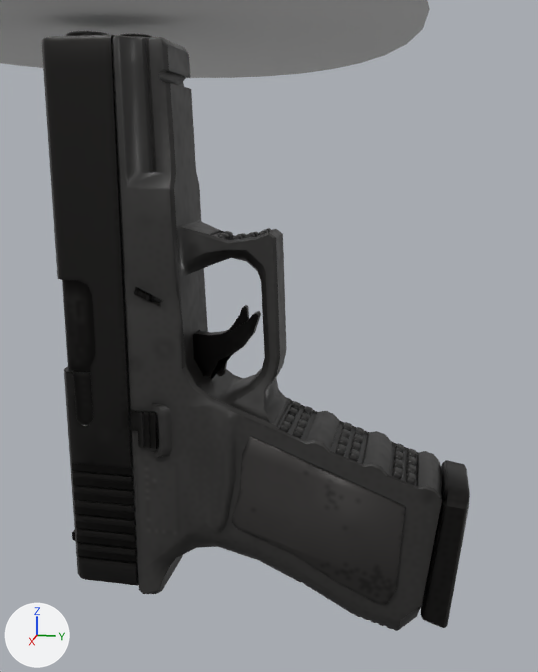
One commit to the glTF model models/characters/weapons/FN-502.glb: the scene before it, then after it.
Both versions are drawn from a 50 mm lens placed at (3.87, 1.1, 0.57), pointed at (0.02, 0.33, -0.39). The axes (+X, +Y, +Z) are drawn at lower left. The lights are the same throughout. The first picture is the older version. Where no turn or scale is listed for an object, it has been applied to the vertices.

Objects in the first picture: 'Cube003_Material_0', 'Cube007_Material_0', 'Cube008_Material_0', 'Cube010_Material_0', 'Cube014_Material_0', 'Cube016_Material_0', 'muzzleFlash'.
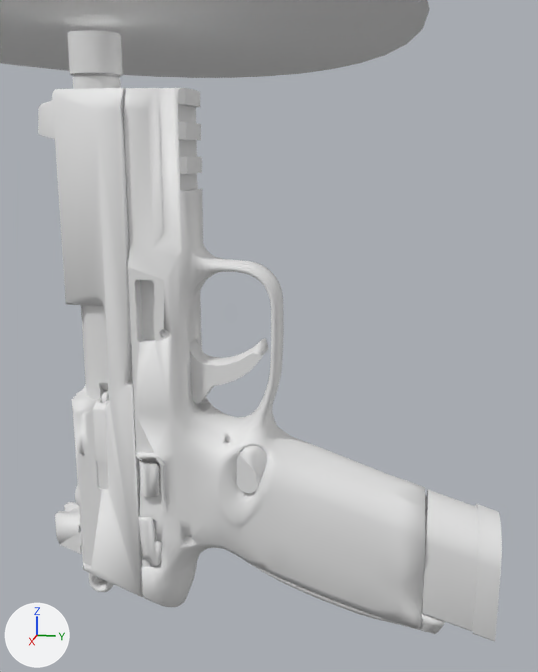
The newer file is also turned or shifted as a whole; pictures and numbers use the older file's frame.

The edits, one by one:
Material 'material' (mat_material) is new.
Its base color is (0.8, 0.8, 0.8) (white #e7e7e7).
Mesh me_mesh_0_1 is new.
It has 5144 vertices, 9615 faces and spans x 0.64..1.15, y -1.57..0.98, z 2.21..5.44.
It uses material mat_material (its picture is missing).
Object 'Cube003_Material_0' (ob_cube003_material_0) is deleted.
Object 'Cube007_Material_0' (ob_cube007_material_0) is deleted.
Object 'Cube008_Material_0' (ob_cube008_material_0) is deleted.
Object 'Cube010_Material_0' (ob_cube010_material_0) is deleted.
Object 'Cube014_Material_0' (ob_cube014_material_0) is deleted.
Object 'Cube016_Material_0' (ob_cube016_material_0) is deleted.
Object 'Object_73001' (ob_object_73001) is new; it shows me_mesh_0_1.
Its location is (-0.854, 0.617, -4.279).

Changed parts and their boxes [x1, y1, x2, y2] in the pictures (538 x 672 px):
'Object_73001', added: after [38, 30, 502, 641]
'Cube003_Material_0', deleted: before [112, 35, 442, 631]
'Cube007_Material_0', deleted: before [42, 31, 152, 586]
'Cube010_Material_0', deleted: before [421, 460, 470, 628]
'Cube014_Material_0', deleted: before [193, 305, 261, 379]
'Cube016_Material_0', deleted (mostly hidden): before [117, 150, 139, 583]
'Cube008_Material_0', deleted: before [135, 288, 152, 301]
